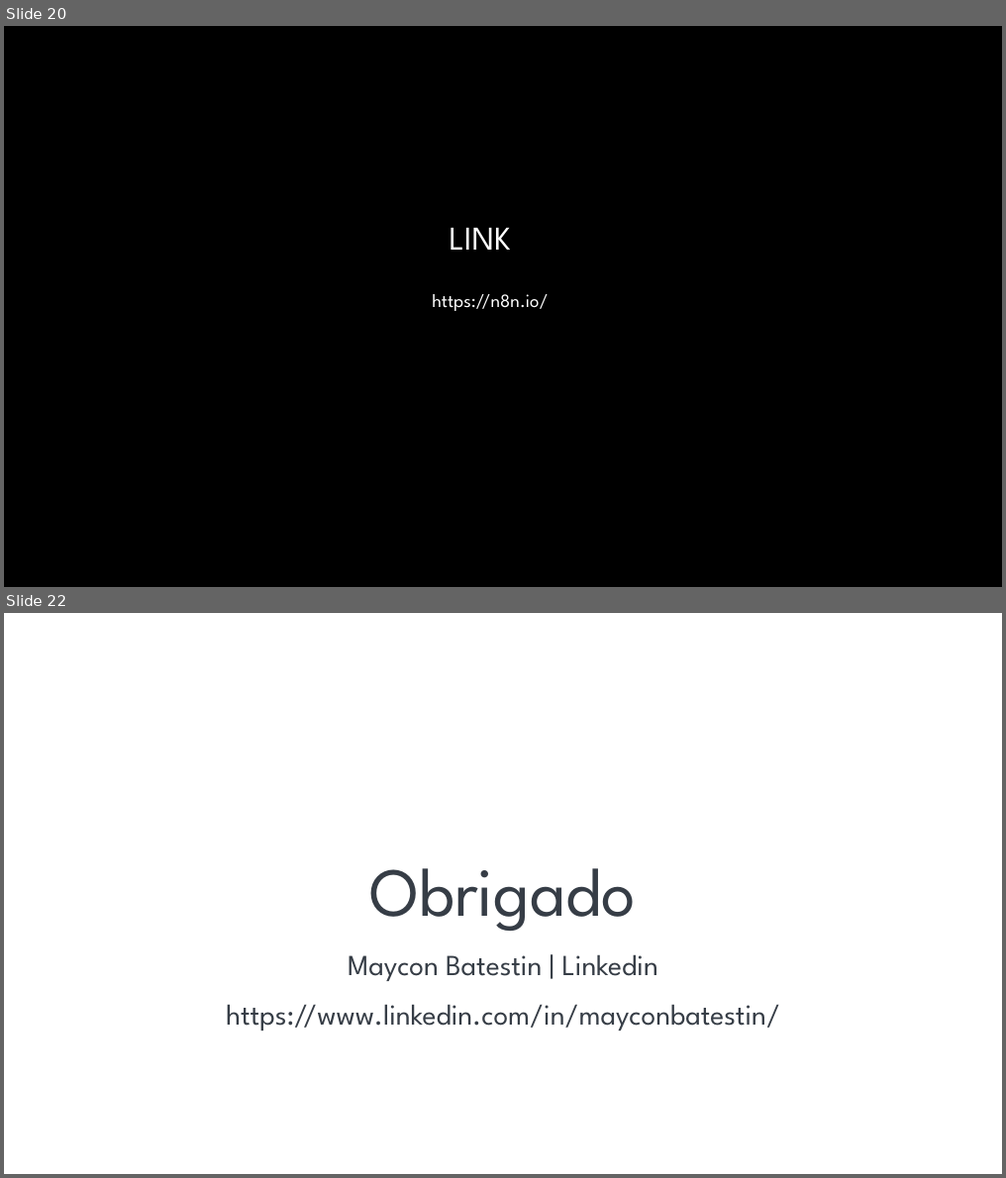
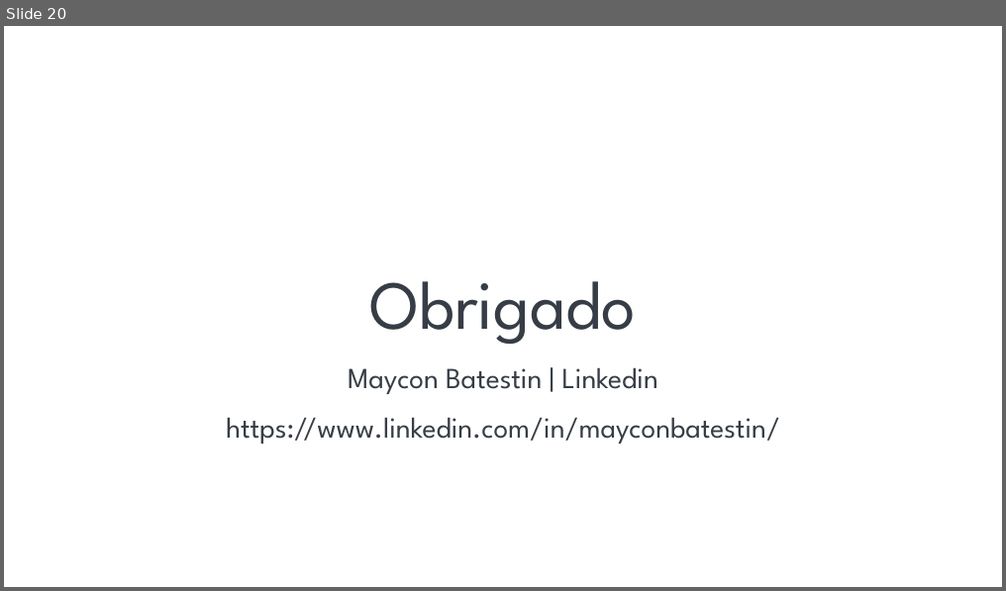
Before and after one commit to batestin1/aula_dio_agentes_sql, a slide deck: materiais/agents_sql.pptx. Shown one above the other, each under a label of ours: slides 20 and 22 before the commit, slide 20 after it; the slides between them are not shown. The pictures are 1006x1178 and 1006x591 pixels, drawn with LibreOffice and Linux fonts; fonts in the diff are those of the drawing; background and template pictures are left out. Boxes give left, top, right and bottom in pixels: in the first picture for what was removed or moved away, otherwise in the second. Text is boxed around its words. In the diff, an @@ line names an element or a change of style, - is before the commit and + after.

```diff
--- a/materiais/agents_sql.pptx
+++ b/materiais/agents_sql.pptx
@@ slide 20 removed at <box>4,26,1002,587</box>, background picture (left out) @@
@@ text removed at <box>450,227,511,250</box> @@
-LINK
@@ text removed at <box>432,294,548,311</box> @@
-https://n8n.io/
@@ what was slide 22 is now slide 20 @@
```
Also in this commit, not shown: 4 slides changed, 4 slides added, 5 other slides removed, 20 other files.
